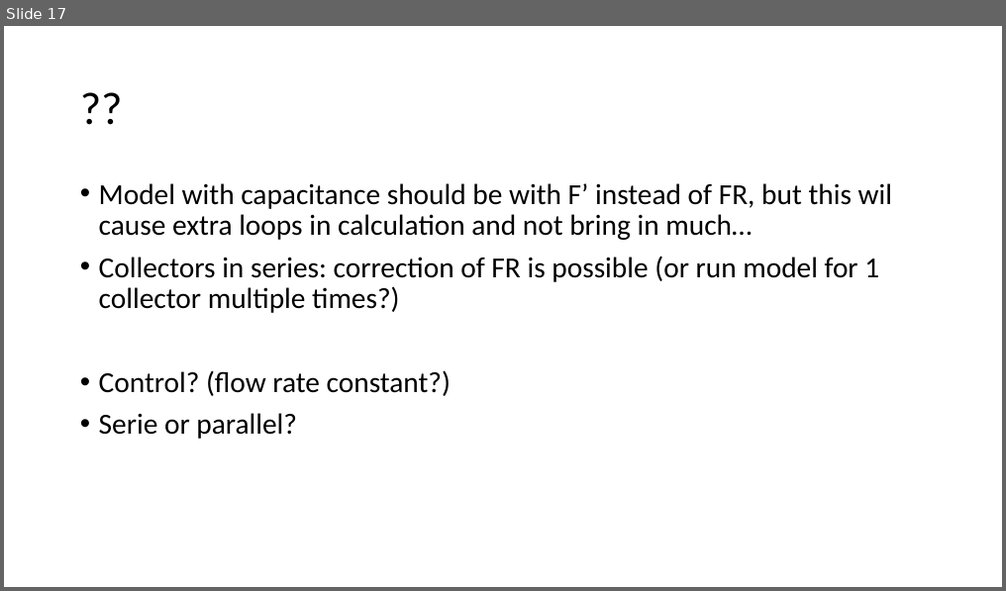
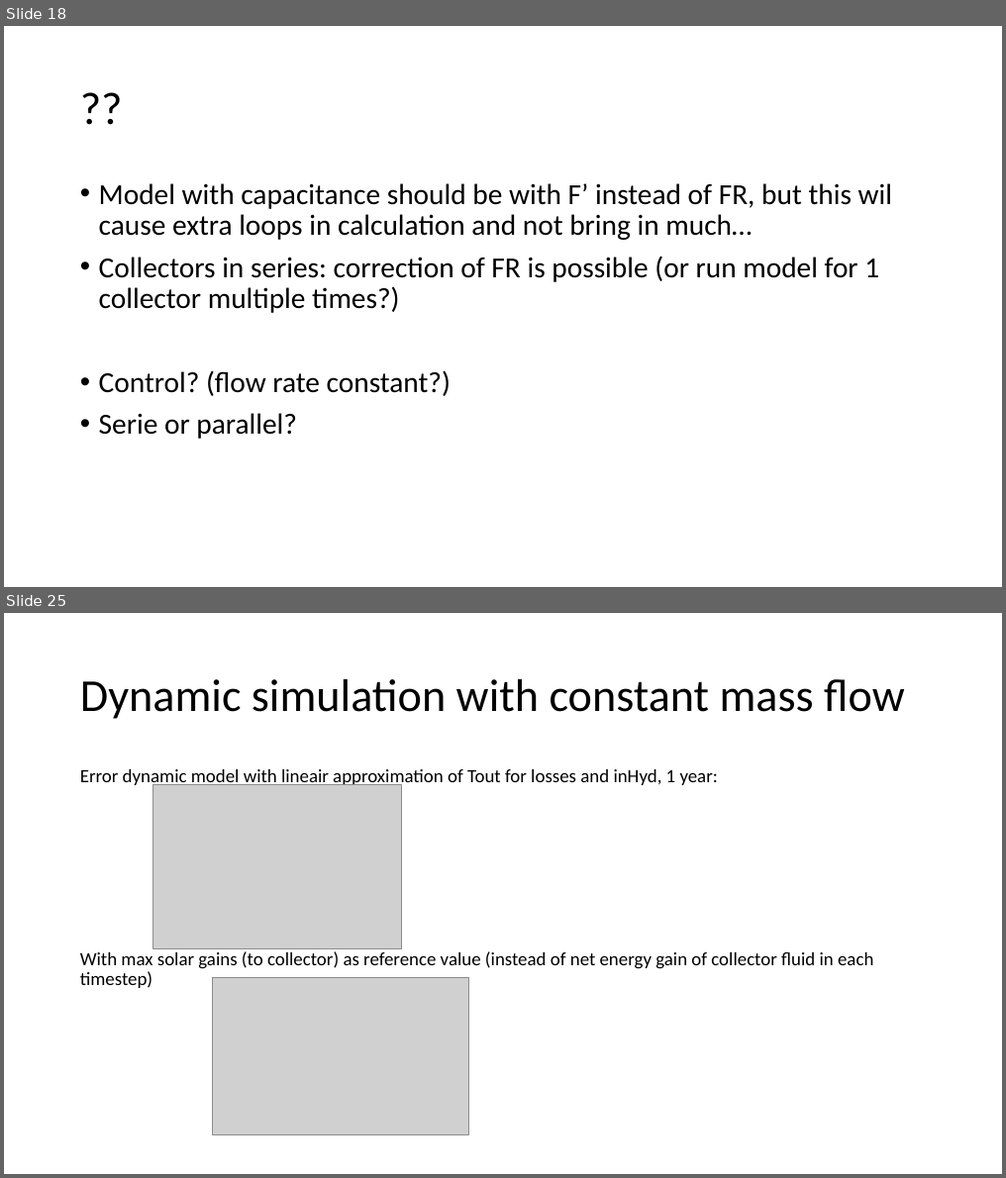
Before and after one commit to MargotDePauw/TETRA-warmtenetten, a slide deck: model zonnecollector/achtergrond/Solar collector.pptx. Shown one above the other, each under a label of ours: slide 17 before the commit, slides 18 and 25 after it; the slides between them are not shown. The pictures are 1006x591 and 1006x1178 pixels, drawn with LibreOffice and Linux fonts; fonts in the diff are those of the drawing; grey boxes stand for pictures. Boxes give left, top, right and bottom in pixels: in the first picture for what was removed or moved away, otherwise in the second. Text is boxed around its words. In the diff, an @@ line names an element or a change of style, - is before the commit and + after.

Commit message:
model zonnecollector gevalideerd met trnsys en energiebalans

```diff
--- a/model zonnecollector/achtergrond/Solar collector.pptx
+++ b/model zonnecollector/achtergrond/Solar collector.pptx
@@ slide 25 added at [4, 613, 1002, 1174], background #FFFFFF @@
@@ title added at [80, 679, 905, 719], 44 pt, text #000000 @@
+Dynamic simulation with constant mass flow
@@ text added at [80, 769, 873, 988], 18 pt, text #000000 @@
+Error dynamic model with lineair approximation of Tout for losses and inHyd, 1 year:
+With max solar gains (to collector) as reference value (instead of net energy gain of collector fluid in each timestep)
@@ picture added at [152, 785, 401, 950] @@
@@ picture added at [212, 978, 469, 1135] @@
@@ what was slide 17 is now slide 18 @@
```
Also in this commit, not shown: 13 other slides added, 5 other files.
